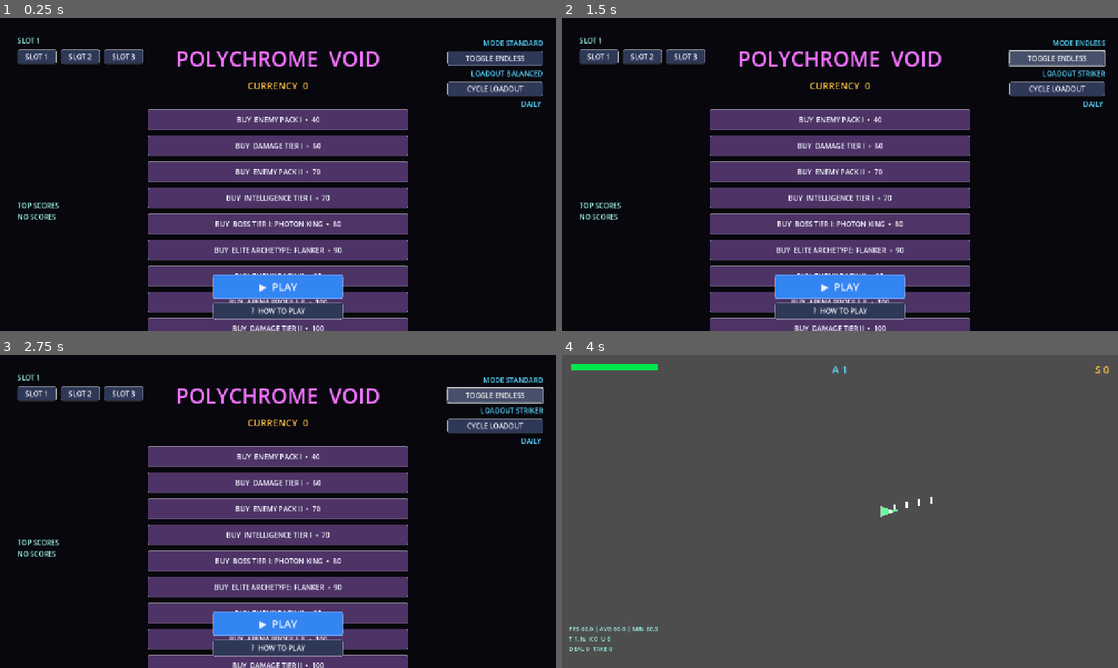
Above: before the commit, frames 1-4 (two rows, left to right).
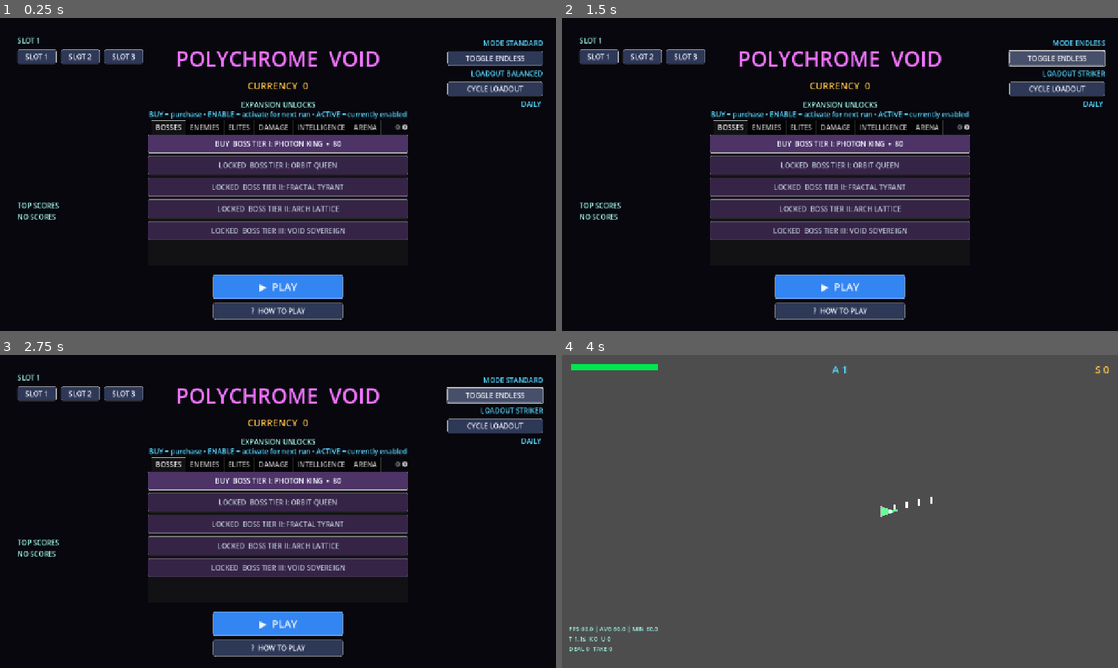
Above: after the commit, the same moments.

Repository: woodmurderedhat/bullet-hell
Game: Godot game, scene res://scenes/Main.tscn
Two runs of this game, one before a commit and one after it. Both use one fixed random seed, a clock stepped at 60 frames per second and the inputs below.
Inputs (mouse positions are in pixels of both pictures, inside the frame that each line leads up to):
- Up to frame 1 (0.25 s): no input
- Up to frame 2 (1.5 s): click "CYCLE LOADOUT" at 0.5 s; click "TOGGLE ENDLESS" at 1.25 s
- Up to frame 3 (2.75 s): click "TOGGLE ENDLESS" at 2 s
- Up to frame 4 (4 s): click "▶ PLAY" at 2.75 s; tap Enter at 3.5 s; move the mouse to (962, 495) at 3.52 s; hold D (move_right) from 3.53 s (still down); hold Space (fire) from 3.53 s (still down)

The runs differ from the first frame. In frame 1, 25% of the frame differs, in the area x 26-74%, y 26-100%; in frame 2, 25%; in frame 3, 25%; in frame 4, nothing differs.
Error before the commit: Trying to assign an array of type "Array" to a variable of type "Array[StringName]". (res://systems/SpawnDirector.gd:245)

Commit message:
feat: Update expansion unlock system and improve UI layout

Diff:
--- a/polychrome-void/polychrome-void/systems/SpawnDirector.gd
+++ b/polychrome-void/polychrome-void/systems/SpawnDirector.gd
@@ -242,9 +242,22 @@
 	_spawn_interval_scale = maxf(0.1, float(profile.get("spawn_interval_scale", 1.0)))
 	_enemy_count_add = int(profile.get("enemy_count_add", 0))
 	_intelligence_tier = maxi(0, int(profile.get("intelligence_tier", 0)))
-	_active_elite_archetypes = profile.get("elite_archetypes", [])
-	_extra_enemy_paths = profile.get("enemy_resource_paths", [])
-	_extra_boss_paths = profile.get("boss_resource_paths", [])
+
+	_active_elite_archetypes.clear()
+	var elite_raw: Array = profile.get("elite_archetypes", [])
+	for value: Variant in elite_raw:
+		_active_elite_archetypes.append(StringName(str(value)))
+
+	_extra_enemy_paths.clear()
+	var enemy_paths_raw: Array = profile.get("enemy_resource_paths", [])
+	for value: Variant in enemy_paths_raw:
+		_extra_enemy_paths.append(str(value))
+
+	_extra_boss_paths.clear()
+	var boss_paths_raw: Array = profile.get("boss_resource_paths", [])
+	for value: Variant in boss_paths_raw:
+		_extra_boss_paths.append(str(value))
+
 	_rebuild_runtime_rosters()
 
 
--- a/polychrome-void/polychrome-void/ui/MetaMenu.gd
+++ b/polychrome-void/polychrome-void/ui/MetaMenu.gd
@@ -15,14 +15,25 @@
 const COLOR_BUTTON_UNLOCK: Color = Color(0.30, 0.20, 0.40)
 const COLOR_BUTTON_DONE: Color = Color(0.16, 0.30, 0.22)
 
+const CATEGORY_ORDER: Array[int] = [
+	ExpansionUnlockResource.Category.BOSS_ROSTER,
+	ExpansionUnlockResource.Category.ENEMY_ROSTER,
+	ExpansionUnlockResource.Category.ELITE_ARCHETYPE,
+	ExpansionUnlockResource.Category.DAMAGE_TIER,
+	ExpansionUnlockResource.Category.INTELLIGENCE_TIER,
+	ExpansionUnlockResource.Category.ARENA_PROFILE,
+	ExpansionUnlockResource.Category.CHALLENGE_MOD,
+]
+
 var _currency_label: Label
-var _unlock_buttons: Array[Button] = []
+var _unlock_buttons_by_id: Dictionary = {}
 var _leaderboard_label: Label
 var _slot_label: Label
 var _mode_label: Label
 var _loadout_label: Label
 var _daily_label: Label
 var _expansion_unlocks: Array[ExpansionUnlockResource] = []
+var _expansion_by_id: Dictionary = {}
 var _active_expansion_ids: Array[StringName] = []
 
 signal play_pressed()
@@ -113,20 +124,23 @@
 	_daily_label.add_theme_color_override("font_color", COLOR_ALT_INFO)
 	add_child(_daily_label)
 
-	# Expansion unlock grid.
-	var grid_x: float = 340.0
-	var grid_y: float = 210.0
-	for i: int in range(_expansion_unlocks.size()):
-		var btn: Button = Button.new()
-		btn.position = Vector2(grid_x, grid_y + i * 60.0)
-		btn.size = Vector2(600.0, 48.0)
-		btn.text = "..."
-		btn.disabled = false
-		_style_button(btn, COLOR_BUTTON_UNLOCK)
-		var cap_i: int = i
-		btn.pressed.connect(func() -> void: _on_unlock_pressed(cap_i))
-		add_child(btn)
-		_unlock_buttons.append(btn)
+	var sections_title: Label = Label.new()
+	sections_title.text = "EXPANSION UNLOCKS"
+	sections_title.position = Vector2(340.0, 188.0)
+	sections_title.size = Vector2(600.0, 24.0)
+	sections_title.horizontal_alignment = HORIZONTAL_ALIGNMENT_CENTER
+	sections_title.add_theme_color_override("font_color", COLOR_INFO)
+	add_child(sections_title)
+
+	var sections_hint: Label = Label.new()
+	sections_hint.text = "BUY = purchase • ENABLE = activate for next run • ACTIVE = currently enabled"
+	sections_hint.position = Vector2(340.0, 210.0)
+	sections_hint.size = Vector2(600.0, 22.0)
+	sections_hint.horizontal_alignment = HORIZONTAL_ALIGNMENT_CENTER
+	sections_hint.add_theme_color_override("font_color", COLOR_ALT_INFO)
+	add_child(sections_hint)
+
+	_build_unlock_sections()
 
 	# Play button.
 	var play_btn: Button = Button.new()
@@ -175,26 +189,34 @@
 	_leaderboard_label.text = "\n".join(lines)
 
 	# Refresh expansion unlock button states.
-	for i: int in range(_expansion_unlocks.size()):
-		if i < _unlock_buttons.size():
-			var unlock_res: ExpansionUnlockResource = _expansion_unlocks[i]
-			var unlocked: bool = SaveService.is_expansion_unlocked(unlock_res.id)
-			var active: bool = _active_expansion_ids.has(unlock_res.id)
-			_unlock_buttons[i].text = _unlock_button_text(unlock_res, unlocked, active)
-			_unlock_buttons[i].disabled = false
-			if active:
-				_style_button(_unlock_buttons[i], COLOR_BUTTON_DONE)
-			elif unlocked:
-				_style_button(_unlock_buttons[i], COLOR_BUTTON_SECONDARY)
-			else:
-				_style_button(_unlock_buttons[i], COLOR_BUTTON_UNLOCK)
-
-
-func _on_unlock_pressed(index: int) -> void:
-	if index < 0 or index >= _expansion_unlocks.size():
+	for unlock_id: Variant in _unlock_buttons_by_id.keys():
+		var btn: Button = _unlock_buttons_by_id[unlock_id] as Button
+		var unlock_res: ExpansionUnlockResource = _expansion_by_id.get(unlock_id, null) as ExpansionUnlockResource
+		if btn == null or unlock_res == null:
+			continue
+
+		var unlocked: bool = SaveService.is_expansion_unlocked(unlock_res.id)
+		var active: bool = _active_expansion_ids.has(unlock_res.id)
+		var purchasable: bool = _can_purchase_unlock(unlock_res)
+		btn.text = _unlock_button_text(unlock_res, unlocked, active, purchasable)
+		btn.disabled = (not unlocked) and (not purchasable)
+
+		if active:
+			_style_button(btn, COLOR_BUTTON_DONE)
+		elif unlocked:
+			_style_button(btn, COLOR_BUTTON_SECONDARY)
+		else:
+			_style_button(btn, COLOR_BUTTON_UNLOCK)
+
+
+func _on_unlock_pressed(unlock_id: StringName) -> void:
+	if not _expansion_by_id.has(unlock_id):
 		return
 
-	var unlock_res: ExpansionUnlockResource = _expansion_unlocks[index]
+	var unlock_res: ExpansionUnlockResource = _expansion_by_id[unlock_id] as ExpansionUnlockResource
+	if unlock_res == null:
+		return
+
 	var purchased: bool = SaveService.is_expansion_unlocked(unlock_res.id)
 	if not purchased:
 		if not _can_purchase_unlock(unlock_res):
@@ -253,16 +275,94 @@
 			return "BALANCED"
 
 
-func _unlock_button_text(unlock_res: ExpansionUnlockResource, unlocked: bool, active: bool) -> String:
+func _unlock_button_text(
+	unlock_res: ExpansionUnlockResource,
+	unlocked: bool,
+	active: bool,
+	purchasable: bool
+) -> String:
 	if not unlocked:
+		if not purchasable:
+			return "LOCKED  %s" % unlock_res.display_name
 		return "BUY  %s  •  %d" % [unlock_res.display_name, unlock_res.cost]
 	if active:
 		return "ACTIVE  ✓  %s" % unlock_res.display_name
 	return "ENABLE  %s" % unlock_res.display_name
 
 
+func _build_unlock_sections() -> void:
+	_unlock_buttons_by_id.clear()
+
+	var tabs: TabContainer = TabContainer.new()
+	tabs.position = Vector2(340.0, 236.0)
+	tabs.size = Vector2(600.0, 334.0)
+	add_child(tabs)
+
+	for category: int in CATEGORY_ORDER:
+		var section: VBoxContainer = VBoxContainer.new()
+		section.size_flags_horizontal = Control.SIZE_EXPAND_FILL
+		section.size_flags_vertical = Control.SIZE_EXPAND_FILL
+		tabs.add_child(section)
+		tabs.set_tab_title(tabs.get_tab_count() - 1, _category_label(category))
+
+		var scroll: ScrollContainer = ScrollContainer.new()
+		scroll.size_flags_horizontal = Control.SIZE_EXPAND_FILL
+		scroll.size_flags_vertical = Control.SIZE_EXPAND_FILL
+		section.add_child(scroll)
+
+		var list: VBoxContainer = VBoxContainer.new()
+		list.size_flags_horizontal = Control.SIZE_EXPAND_FILL
+		list.size_flags_vertical = Control.SIZE_EXPAND_FILL
+		list.add_theme_constant_override("separation", 6)
+		scroll.add_child(list)
+
+		var category_items: Array[ExpansionUnlockResource] = []
+		for unlock_res: ExpansionUnlockResource in _expansion_unlocks:
+			if unlock_res.category == category:
+				category_items.append(unlock_res)
+
+		if category_items.is_empty():
+			var empty_label: Label = Label.new()
+			empty_label.text = "No unlocks in this section."
+			empty_label.add_theme_color_override("font_color", COLOR_ALT_INFO)
+			list.add_child(empty_label)
+			continue
+
+		for unlock_res: ExpansionUnlockResource in category_items:
+			var btn: Button = Button.new()
+			btn.custom_minimum_size = Vector2(560.0, 44.0)
+			btn.size_flags_horizontal = Control.SIZE_EXPAND_FILL
+			btn.text = "..."
+			_style_button(btn, COLOR_BUTTON_UNLOCK)
+			var captured_id: StringName = unlock_res.id
+			btn.pressed.connect(func() -> void: _on_unlock_pressed(captured_id))
+			list.add_child(btn)
+			_unlock_buttons_by_id[captured_id] = btn
+
+
+func _category_label(category: int) -> String:
+	match category:
+		ExpansionUnlockResource.Category.BOSS_ROSTER:
+			return "BOSSES"
+		ExpansionUnlockResource.Category.ENEMY_ROSTER:
+			return "ENEMIES"
+		ExpansionUnlockResource.Category.ELITE_ARCHETYPE:
+			return "ELITES"
+		ExpansionUnlockResource.Category.DAMAGE_TIER:
+			return "DAMAGE"
+		ExpansionUnlockResource.Category.INTELLIGENCE_TIER:
+			return "INTELLIGENCE"
+		ExpansionUnlockResource.Category.ARENA_PROFILE:
+			return "ARENA"
+		ExpansionUnlockResource.Category.CHALLENGE_MOD:
+			return "MODS"
+		_:
+			return "OTHER"
+
+
 func _load_expansion_unlock_catalog() -> void:
 	_expansion_unlocks.clear()
+	_expansion_by_id.clear()
 	var dir: DirAccess = DirAccess.open(EXPANSION_UNLOCK_DIR)
 	if dir == null:
 		push_warning("MetaMenu: expansion unlock directory missing at %s" % EXPANSION_UNLOCK_DIR)
@@ -281,7 +381,9 @@
 		var path: String = "%s/%s" % [EXPANSION_UNLOCK_DIR, file_name]
 		var loaded: Resource = load(path)
 		if loaded is ExpansionUnlockResource:
-			_expansion_unlocks.append(loaded as ExpansionUnlockResource)
+			var unlock_res: ExpansionUnlockResource = loaded as ExpansionUnlockResource
+			_expansion_unlocks.append(unlock_res)
+			_expansion_by_id[unlock_res.id] = unlock_res
 		file_name = dir.get_next()
 	dir.list_dir_end()
 
Not shown, changed: web/index.html
Not shown, changed: web/index.pck
